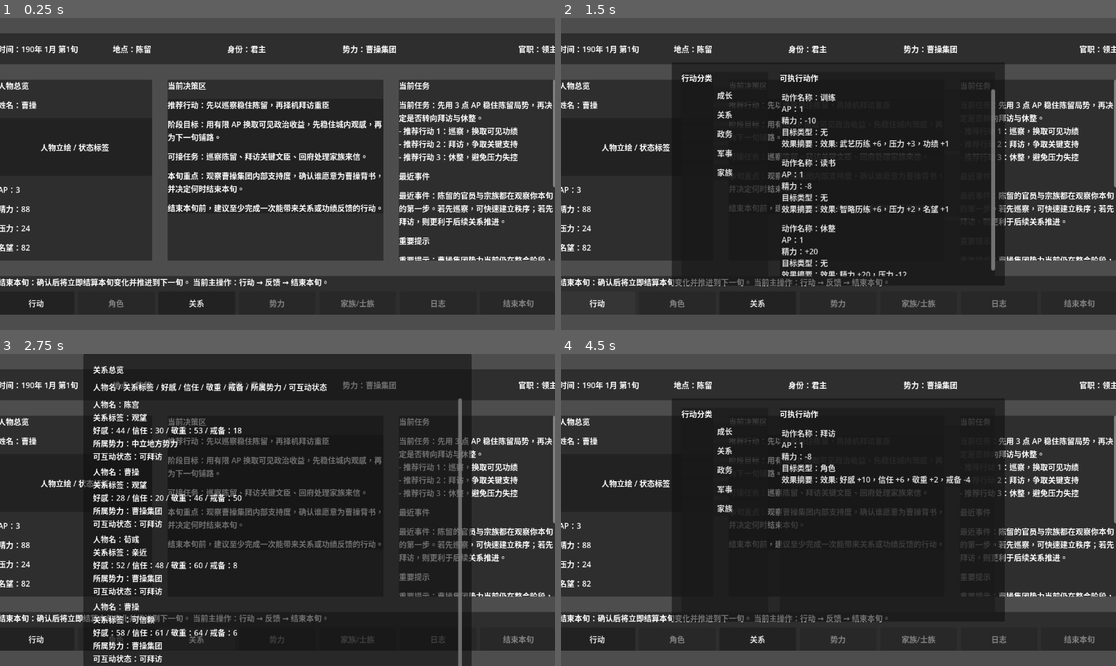
Above: before the commit, frames 1-4 (two rows, left to right).
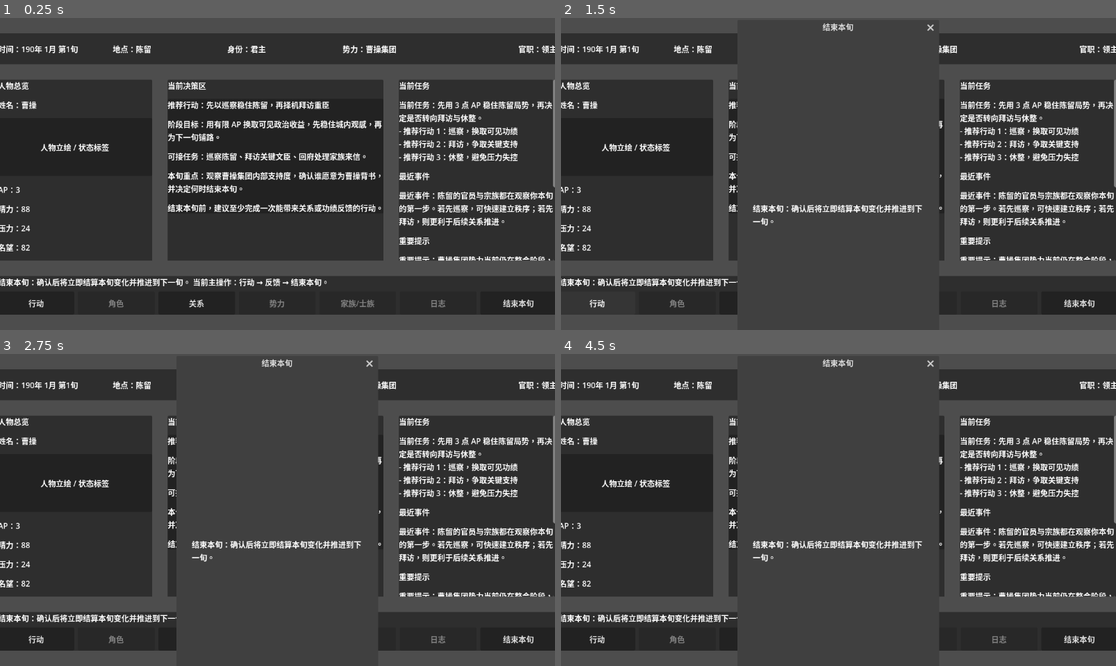
Above: after the commit, the same moments.

Repository: brand6/three-kingdoms-simulator
Game: Godot game, scene res://scenes/main/MainScene.tscn
Two runs of this game, one before a commit and one after it. Both use one fixed random seed, a clock stepped at 60 frames per second and the inputs below.
Inputs (mouse positions are in pixels of both pictures, inside the frame that each line leads up to):
- Up to frame 1 (0.25 s): no input
- Up to frame 2 (1.5 s): click (1077, 301) at 0.5 s, where only the run after the commit has a clickable "结束本旬"; click "行动" at 1.25 s
- Up to frame 3 (2.75 s): click "关系" at 2 s
- Up to frame 4 (4.5 s): click "行动" at 2.75 s; click (727, 432) at 3.5 s, where only the run before the commit has a clickable "成长"; click "关系" at 4.25 s

The runs differ from the first frame. In frame 1, less than 0.1% of the frame differs, in the area x 90-97%, y 90-93%; in frame 2, 33%; in frame 3, 43%, in the area x 15-97%, y 0-100%; in frame 4, 32%.

Commit message:
feat(02-04): wire end-xun hud flow and regression
- add confirmation and summary dialogs for repeated xun advancement
- verify three stable xun transitions with AP reset and summary visibility

Diff:
--- a/three-kingdoms-simulator/scenes/main/MainScene.tscn
+++ b/three-kingdoms-simulator/scenes/main/MainScene.tscn
@@ -520,3 +520,44 @@
 autowrap_mode = 3
 vertical_alignment = 1
 text = "行动名\n成败结论\n原因说明\n数值变化\n关系变化 / 新线索"
+
+[node name="EndXunDialog" type="ConfirmationDialog" parent="."]
+title = "结束本旬"
+size = Vector2i(480, 220)
+
+[node name="EndXunMargin" type="MarginContainer" parent="EndXunDialog"]
+anchors_preset = 15
+anchor_right = 1.0
+anchor_bottom = 1.0
+grow_horizontal = 2
+grow_vertical = 2
+theme_override_constants/margin_left = 16
+theme_override_constants/margin_top = 16
+theme_override_constants/margin_right = 16
+theme_override_constants/margin_bottom = 16
+
+[node name="EndXunBody" type="Label" parent="EndXunDialog/EndXunMargin"]
+layout_mode = 2
+autowrap_mode = 3
+text = "结束本旬：确认后将立即结算本旬变化并推进到下一旬。"
+
+[node name="XunSummaryDialog" type="AcceptDialog" parent="."]
+title = "旬末总结"
+size = Vector2i(620, 420)
+
+[node name="XunSummaryMargin" type="MarginContainer" parent="XunSummaryDialog"]
+anchors_preset = 15
+anchor_right = 1.0
+anchor_bottom = 1.0
+grow_horizontal = 2
+grow_vertical = 2
+theme_override_constants/margin_left = 16
+theme_override_constants/margin_top = 16
+theme_override_constants/margin_right = 16
+theme_override_constants/margin_bottom = 16
+
+[node name="XunSummaryBody" type="Label" parent="XunSummaryDialog/XunSummaryMargin"]
+layout_mode = 2
+autowrap_mode = 3
+vertical_alignment = 1
+text = "本旬行动摘要\n主要数值变化\n关系变化摘要\n新提示"
--- a/three-kingdoms-simulator/scripts/tests/phase2_xun_loop_regression.gd
+++ b/three-kingdoms-simulator/scripts/tests/phase2_xun_loop_regression.gd
@@ -53,6 +53,8 @@
 		var summary_text: String = hud._xun_summary_body.text
 		if not summary_text.contains("本旬行动摘要") or not summary_text.contains("主要数值变化") or not summary_text.contains("关系变化摘要"):
 			_fail("Summary dialog omitted required sections: %s" % summary_text)
+		hud._xun_summary_dialog.hide()
+		await process_frame
 
 	main_scene.queue_free()
 	await process_frame
--- a/three-kingdoms-simulator/scripts/ui/MainHUD.gd
+++ b/three-kingdoms-simulator/scripts/ui/MainHUD.gd
@@ -30,6 +30,10 @@
 const RESULT_LABEL_STATS := "数值变化"
 const RESULT_LABEL_RELATIONS := "关系变化"
 const RESULT_LABEL_CLUE := "新线索"
+const XUN_SUMMARY_ACTIONS := "本旬行动摘要"
+const XUN_SUMMARY_STATS := "主要数值变化"
+const XUN_SUMMARY_RELATIONS := "关系变化摘要"
+const XUN_SUMMARY_PROMPTS := "新提示"
 
 @onready var _time_label: Label = get_node("MarginContainer/VBoxContainer/TopBar/TopBarContent/TimeLabel")
 @onready var _city_label: Label = get_node("MarginContainer/VBoxContainer/TopBar/TopBarContent/CityLabel")
@@ -56,6 +60,7 @@
 @onready var _explanation_label: Label = get_node("MarginContainer/VBoxContainer/BottomBar/BottomBarContent/ExplanationLabel")
 @onready var _action_button: Button = get_node("MarginContainer/VBoxContainer/BottomBar/BottomBarContent/NavigationRow/ActionButton")
 @onready var _relation_button: Button = get_node("MarginContainer/VBoxContainer/BottomBar/BottomBarContent/NavigationRow/RelationButton")
+@onready var _end_turn_button: Button = get_node("MarginContainer/VBoxContainer/BottomBar/BottomBarContent/NavigationRow/EndTurnButton")
 @onready var _action_menu_popup: PopupPanel = get_node("ActionMenuPopup")
 @onready var _category_list: VBoxContainer = get_node("ActionMenuPopup/ActionMenuMargin/ActionMenuLayout/CategoryPanel/CategoryContent/CategoryList")
 @onready var _action_list: VBoxContainer = get_node("ActionMenuPopup/ActionMenuMargin/ActionMenuLayout/ActionPanel/ActionContent/ActionListScroll/ActionList")
@@ -66,6 +71,9 @@
 @onready var _relation_list: VBoxContainer = get_node("RelationPopup/RelationMargin/RelationContent/RelationListScroll/RelationList")
 @onready var _action_result_dialog: AcceptDialog = get_node("ActionResultDialog")
 @onready var _action_result_body: Label = get_node("ActionResultDialog/ActionResultMargin/ActionResultBody")
+@onready var _end_xun_dialog: ConfirmationDialog = get_node("EndXunDialog")
+@onready var _xun_summary_dialog: AcceptDialog = get_node("XunSummaryDialog")
+@onready var _xun_summary_body: Label = get_node("XunSummaryDialog/XunSummaryMargin/XunSummaryBody")
 
 var _selected_category: String = "成长"
 var _pending_target_action_id: String = ""
@@ -87,7 +95,9 @@
 	show_loading_state()
 	_action_button.pressed.connect(_on_action_button_pressed)
 	_relation_button.pressed.connect(_on_relation_button_pressed)
+	_end_turn_button.pressed.connect(_on_end_turn_button_pressed)
 	_target_picker_dialog.confirmed.connect(_on_target_picker_confirmed)
+	_end_xun_dialog.confirmed.connect(_on_end_xun_confirmed)
 	if Engine.is_editor_hint():
 		return
 	call_deferred("_bootstrap_default_entry")
@@ -159,6 +169,7 @@
 		_notice_body.text += " 当前压力：%s。" % stress_value
 	if merit_value != "—":
 		_relation_summary_body.text += " 当前功绩：%s。" % merit_value
+	_end_turn_button.disabled = false
 	_refresh_overlay_data()
 
 
@@ -496,6 +507,44 @@
 	_relation_summary_body.text = "关键关系摘要：%s" % relation_text
 
 
+func _on_end_turn_button_pressed() -> void:
+	_end_xun_dialog.popup_centered_ratio(0.35)
+
+
+func _on_end_xun_confirmed() -> void:
+	_end_xun_dialog.hide()
+	var summary = _game_root().call("end_current_xun")
+	show_success_state(_game_root().current_session)
+	_show_xun_summary(summary)
+
+
+func _show_xun_summary(summary: Variant) -> void:
+	if summary == null:
+		return
+	_xun_summary_body.text = "%s\n%s\n\n%s\n%s\n\n%s\n%s\n\n%s\n%s" % [
+		XUN_SUMMARY_ACTIONS,
+		"\n".join(summary.action_lines),
+		XUN_SUMMARY_STATS,
+		_format_summary_dict(summary.stat_delta_totals),
+		XUN_SUMMARY_RELATIONS,
+		"\n".join(summary.relation_change_lines),
+		XUN_SUMMARY_PROMPTS,
+		"\n".join(summary.prompt_lines),
+	]
+	_xun_summary_dialog.popup_centered_ratio(0.5)
+	_success_hint.text = summary.prompt_lines[0] if not summary.prompt_lines.is_empty() else "新提示：下旬请继续规划关键行动。"
+	_notice_body.text = summary.prompt_lines[0] if not summary.prompt_lines.is_empty() else "新提示：下旬请继续规划关键行动。"
+
+
+func _format_summary_dict(values: Dictionary) -> String:
+	if values.is_empty():
+		return "无"
+	var parts: Array[String] = []
+	for key in values.keys():
+		parts.append("%s %s" % [key, _signed_value(int(values[key]))])
+	return "，".join(parts)
+
+
 func _format_stat_delta_text(stat_deltas: Dictionary) -> String:
 	if stat_deltas.is_empty():
 		return "无"
